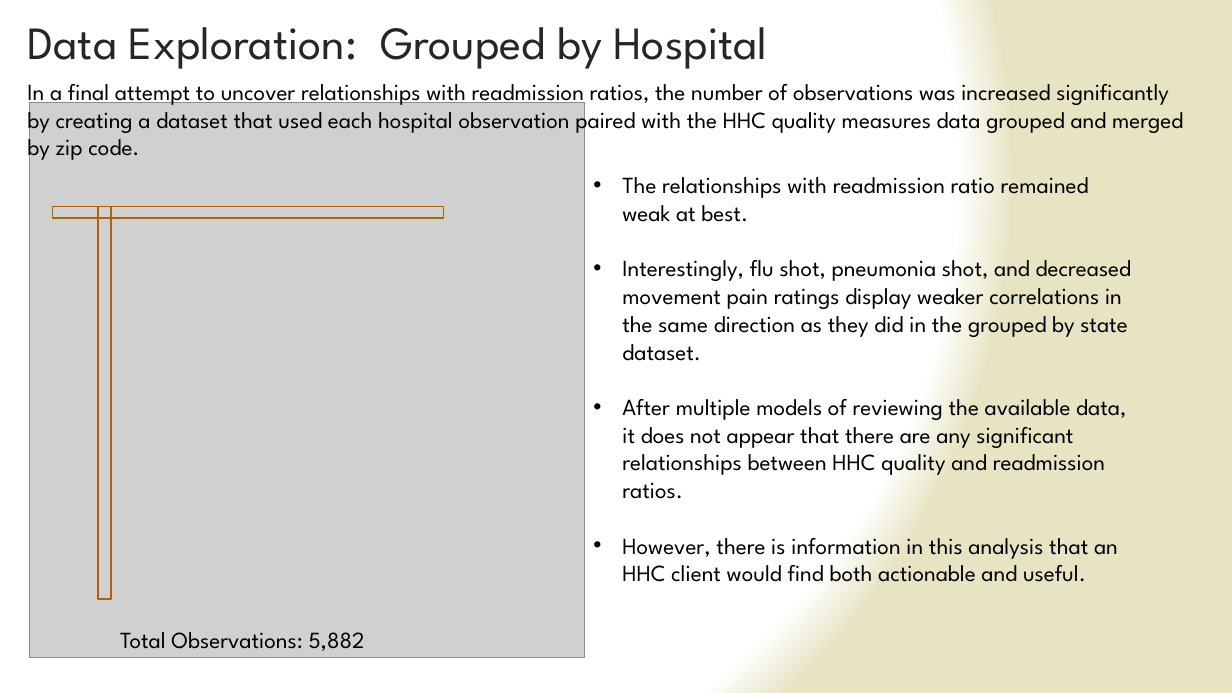
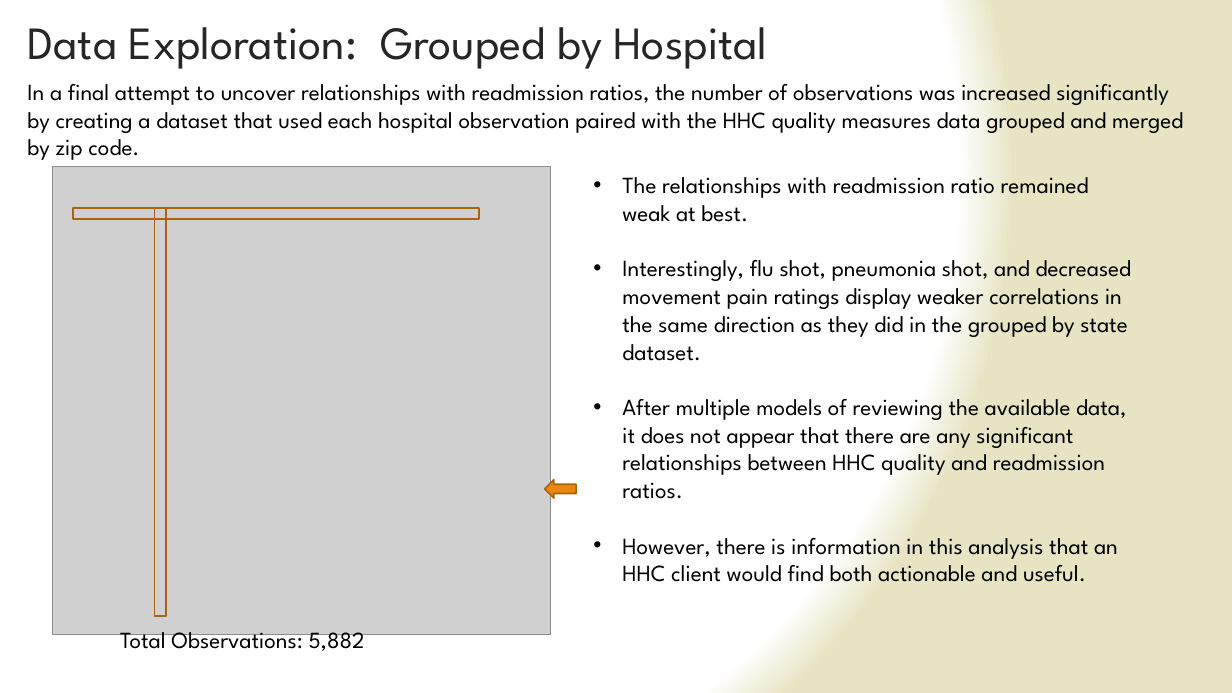
Before and after one commit to jsking751/Capstone_1, a slide deck: slide 9 of Capstone_1_Slide_Deck.pptx. Drawn at 1232x693 pixels with LibreOffice and Linux fonts; fonts in the diff are those of the drawing; grey boxes stand for pictures. Boxes give left, top, right and bottom in pixels: in the first picture for what was removed or moved away, otherwise in the second. Text is boxed around its words. In the diff, an @@ line names an element or a change of style, - is before the commit and + after.

```diff
--- a/Capstone_1_Slide_Deck.pptx
+++ b/Capstone_1_Slide_Deck.pptx
@@ picture: place and size @@
-picture at box(30, 103, 585, 658)
+picture at box(53, 166, 550, 635)
@@ rectangle: place and size @@
-rectangle at box(53, 207, 444, 218)
+rectangle at box(73, 208, 479, 219)
@@ rectangle: place and size @@
-rectangle at box(98, 207, 111, 600)
+rectangle at box(154, 208, 166, 616)
@@ right arrow added at box(544, 480, 576, 498), fill #E78712, outline #AB640D 1.25 pt @@
```
Also in this commit, not shown: 9 other slides changed.
